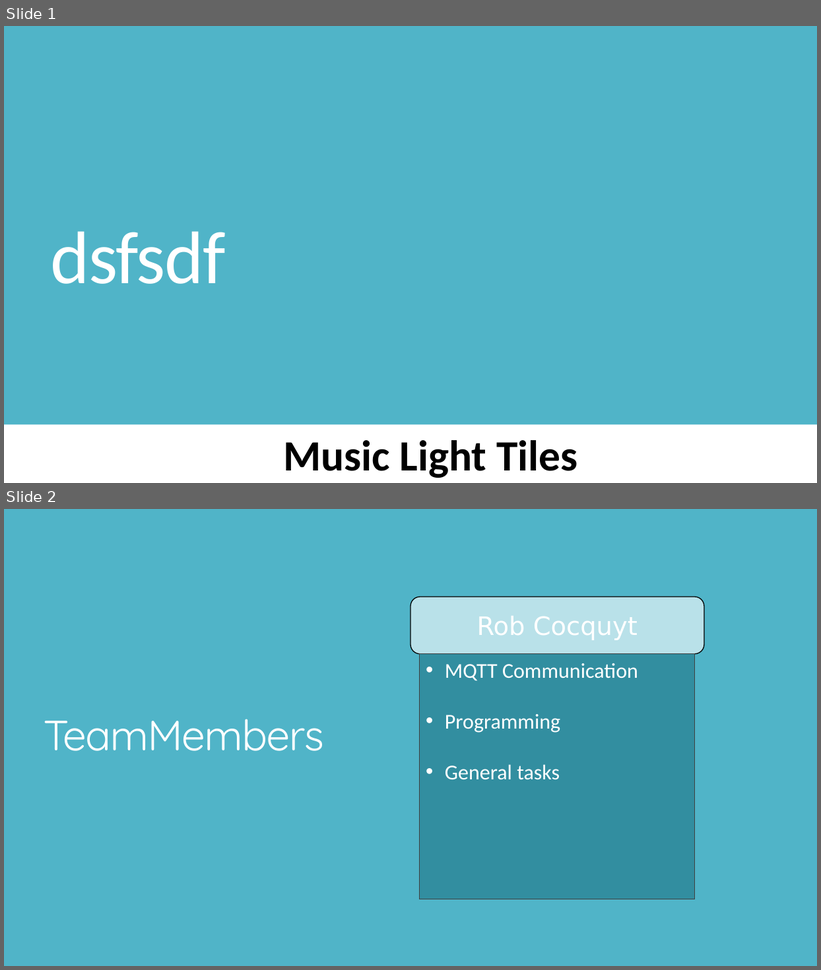
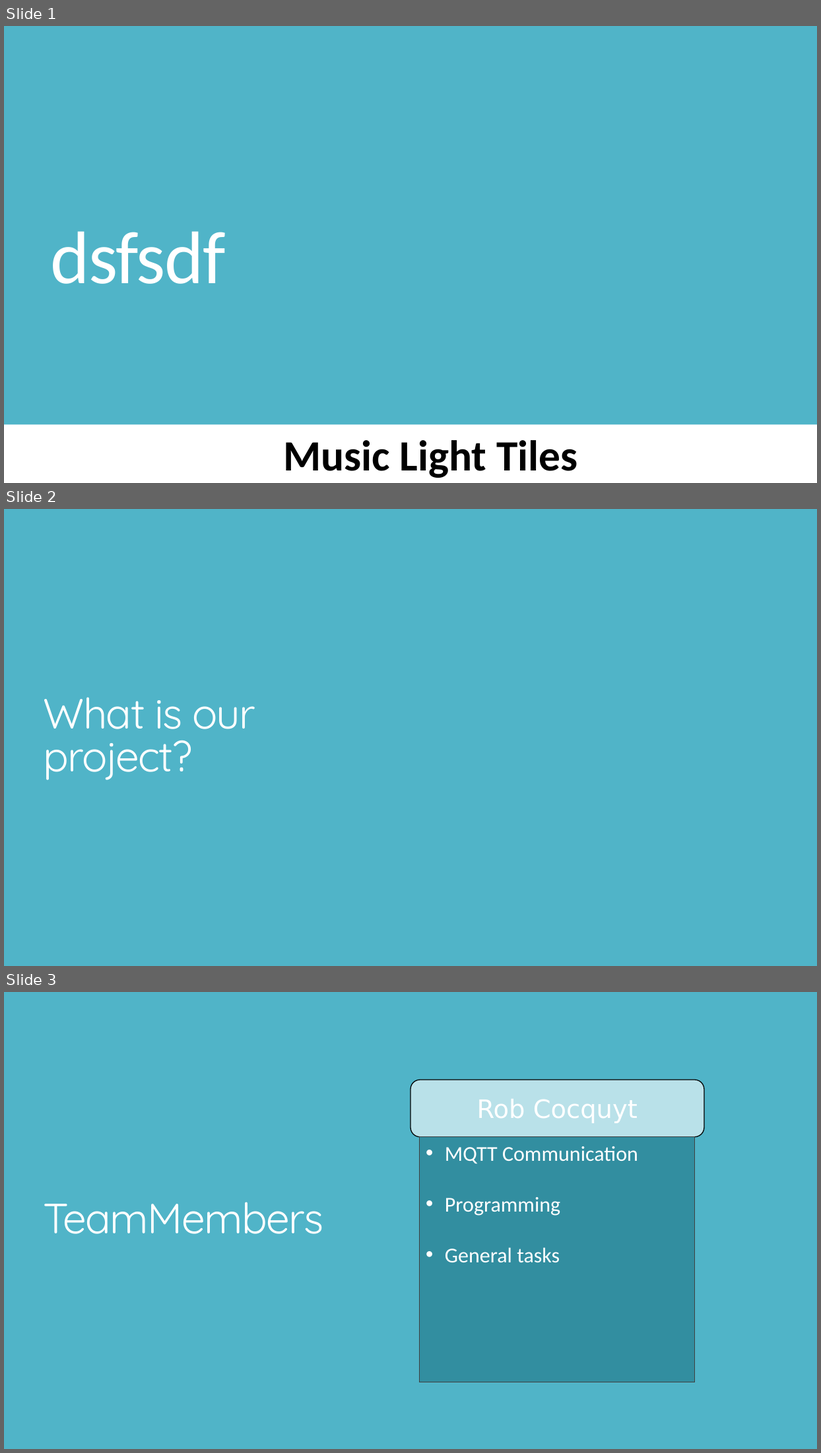
Before and after one commit to vives-project-xp/MusicLightTiles, a slide deck: docs/PowerPoint/MusicLightTiles.pptx. Shown one above the other, each under a label of ours: slides 1 and 2 before the commit, slides 1, 2 and 3 after it. The pictures are 821x970 and 821x1453 pixels, drawn with LibreOffice and Linux fonts; fonts in the diff are those of the drawing; background and template pictures are left out. Boxes give left, top, right and bottom in pixels: in the first picture for what was removed or moved away, otherwise in the second. Text is boxed around its words. In the diff, an @@ line names an element or a change of style, - is before the commit and + after.

```diff
--- a/docs/PowerPoint/MusicLightTiles.pptx
+++ b/docs/PowerPoint/MusicLightTiles.pptx
@@ slide 2 added at box(4, 509, 817, 966), background #50B4C8 @@
@@ rectangle added at box(4, 509, 817, 966), fill #50B4C8 @@
@@ text added at box(44, 697, 255, 780), 50 pt, text #FFFFFF @@
+What is our project?
@@ what was slide 2 is now slide 3 @@
```
Also in this commit, not shown: 2 other slides added, 1 slide removed.
